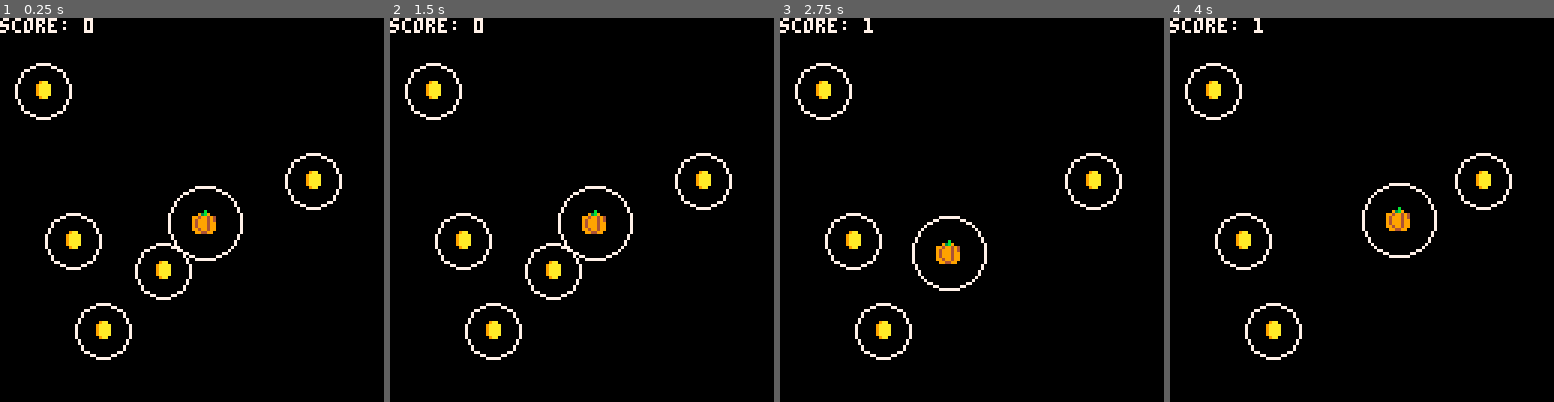
Above: before the commit, frames 1-4 (left to right).
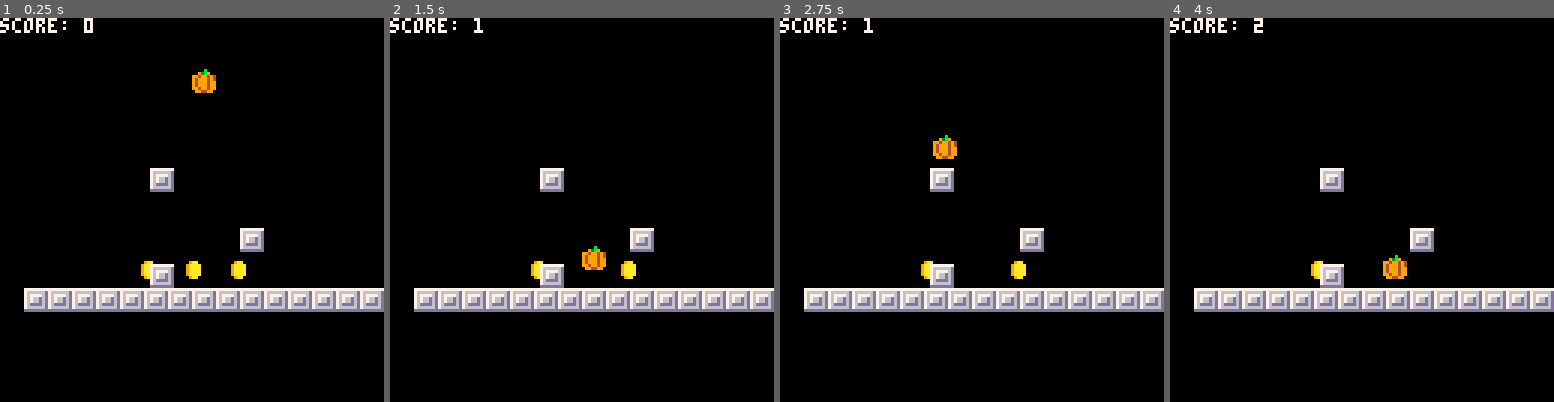
Above: after the commit, the same moments.

Repository: ebunders/pico8stuff
Game: PICO-8 cartridge een.p8
Two runs of this game, one before a commit and one after it. Both use one fixed random seed, a clock stepped at 60 frames per second and the inputs below.
Inputs:
- Up to frame 1 (0.25 s): no input
- Up to frame 2 (1.5 s): tap O (Z key) at 0.33, 0.7, 1.43 s
- Up to frame 3 (2.75 s): hold Left 1.97-2.37 s; tap O (Z key) at 2.22 s; hold Down from 2.42 s (still down)
- Up to frame 4 (4 s): release Down at 2.82 s; hold Right 2.87-3.53 s; tap O (Z key) at 3.1, 3.98 s; hold Up from 3.58 s (still down)

The runs differ from the first frame. In frame 1, 10% of the frame differs, in the area x 3-100%, y 11-90%; in frame 2, 10%; in frame 3, 10%; in frame 4, 10%.

Commit message:
wall collision, jump

Diff:
--- a/een.p8
+++ b/een.p8
@@ -7,60 +7,116 @@
 local pumpkin
 local coins
 local score
-local draw_radius = true
+local blocks
+local draw_bounding = false
 
 function _init()
   score = 0
 
   pumpkin = {
     x=64,
-    y=64,
+    y=14,
     width=8,
     height=8,
-    radius=12,
+    radius=4,
     speed=1,
     color=8,
+    velocity_x=0,
+    velocity_y=0,
+    standing_on_block = false,
     draw = function (self)
+      local x, y, w, h = self.x, self.y, self.width, self.height
       spr(4, self.x, self.y)
-      draw_bounding_circle(self)
+      draw_bounding_rect(self)
     end,
     update = function(self)
-      if(btn(1)) then self.x+=self.speed end
-      if(btn(0)) then self.x-=self.speed end
-      if(btn(3)) then self.y+=self.speed end
-      if(btn(2)) then self.y-=self.speed end
+      -- apply friction
+      self.velocity_x = mid(-3, self.velocity_x*0.2, 3)
+      -- apply gravity
+      self.velocity_y = mid(-3, self.velocity_y+0.1, 3)
+
+      -- move the player with arrow keys
+      if btn(1) then self.velocity_x = self.speed end
+      if btn(0) then self.velocity_x = -self.speed end
+
+      -- jump when z is pressed
+      if btn(4) and self.standing_on_block then
+        self.velocity_y = -3
+      end
+
+      -- apply velocity to speed
+      self.x+= self.velocity_x
+      self.y+= self.velocity_y
+
+      --reset the jump switch
+      self.standing_on_block = false
+    end,
+    check_coin_collisions = function(self, coin)
+      if not coin.collected and overlap(self, coin) then
+        coin.collected = true
+        score+=1
+      end
+    end,
+    check_block_collisions = function(self, block)
+      local x, y, w, h = self.x, self.y, self.width, self.height
+      local top_hitbox= {x=x+3,       y=y,    width=2, height=4}
+      local bottom_hitbox= {x=x+3,    y=y+4,  width=2, height=4}
+      local left_hitbox= {x=x,        y=y+3,  width=4, height=2}
+      local right_hitbox= {x=x+4,     y=y+3,  width=4, height=2}
+      -- printh(""..self.x..", "..self.y.." - " ..left_hitbox.x..", "..left_hitbox.y..", "..left_hitbox.width..", "..left_hitbox.height)
+
+      if overlap(block, bottom_hitbox)then
+        self.y = block.y-self.height
+        self.standing_on_block = true
+        if self.velocity_y > 0 then self.velocity_y = 0 end
+      elseif overlap(block, left_hitbox)then
+        self.x = block.x + block.width
+        if self.velocity_x < 0 then self.velocity_x = 0 end
+      elseif overlap(block, right_hitbox)then
+        self.x = block.x - self.width
+        if self.velocity_x > 0 then self.velocity_x = 0 end
+      elseif overlap(block, top_hitbox)then
+        self.y = block.y + block.height
+        if self.velocity_y < 0 then self.velocity_y = 0 end
+      end
     end
   }
 
-  coins = {
-    create_coin(30,100),
-    create_coin(50,80),
-    create_coin(10,20),
-    create_coin(100,50),
-    create_coin(20,70)
-  }
+  coins = {}
+  for i = 1,3 do
+    add(coins, create_coin(30+15*i, 80))
+  end
+
+  blocks = {}
+  for i=1,15 do
+    add(blocks, create_block(8*i, 90))
+  end
+  add(blocks, create_block(50, 50))
+  add(blocks, create_block(80, 70))
+  add(blocks, create_block(50, 82))
 end
 
 -- Game
 
 function _update()
   pumpkin:update()
+  for coin in all(coins) do
+    coin:update()
+    pumpkin:check_coin_collisions(coin)
+  end
+  for block in all(blocks) do
+    block:update()
+    pumpkin:check_block_collisions(block)
+  end
 
-  for coin in all(coins) do
-    if not coin.collected then
-      coin:update()
-      if circular_overlap(pumpkin, coin) then
-        coin.collected = true
-        score+=1
-      end
-    end
-  end
+
 end
 
 function _draw()
   cls()
   pumpkin:draw()
   foreach(coins, function(coin) coin:draw() end)
+  foreach(blocks, function(block) block:draw() end)
   print("score: "..score, 0,0,7 )
 end
 
@@ -73,14 +129,31 @@
   return {
     x=_x,
     y=_y,
-    radius=9,
+    radius=3,
+    height=6,
+    width=6,
     collected=false,
     update = function() end,
     draw=function(self)
       if(not self.collected) then
         spr(7, self.x, self.y)
-        draw_bounding_circle(self)
+        -- draw_bounding_rect(self)
       end
+    end
+  }
+end
+
+function create_block(_x, _y)
+  return {
+    x = _x,
+    y = _y,
+    width = 8,
+    height = 8,
+    update = function(self)
+    end,
+    draw = function(self)
+      spr(6, self.x, self.y)
+      draw_bounding_rect(self)
     end
   }
 end
@@ -89,6 +162,12 @@
 function draw_bounding_circle(e)
   if draw_radius then
     circ(e.x+4, e.y+4, e.radius)
+  end
+end
+
+function draw_bounding_rect(e)
+  if draw_bounding then
+    rect(e.x, e.y, e.x + e.width - 1, e.y + e.height-1, 8)
   end
 end
 
@@ -102,18 +181,19 @@
 end
 
 function overlap(e1, e2)
-  local x1, y1, x2, y2 = e1.x, e1.y, e2.x, e2.y
-  return x1+8 > x2 and x1 < x2+8 and y1+8 > y2 and y1 < y2+8
+  local x1, y1, height1, width1 = e1.x, e1.y, e1.height, e1.width
+  local x2, y2, height2, width2 = e2.x, e2.y, e2.height, e2.width
+  return x1+width1 >= x2 and x1 <= x2+width2 and y1+height1 >= y2 and y1 <= y2+height2
 end
 
 function sqr(n) return n * n end
 
 __gfx__
-000000000000000000000000000000000000b0000000b00000000000000000000000000000000000000000000000000000000000000000000000000000000000
-000000000000000000000000000000000093b90000e3be00000000000009aa000000000000000000000000000000000000000000000000000000000000000000
-0070070000000000000000000000000099499494ee4ee4e400000000009aaaa00000000000000000000000000000000000000000000000000000000000000000
-0007700000000000000000000000000094999494e4eee4e400000000009aaaa00000000000000000000000000000000000000000000000000000000000000000
-0007700000000000000000000000000094999499e4eee4ee00000000009aaaa00000000000000000000000000000000000000000000000000000000000000000
-0070070000000000000000000000000094999499e4eee4ee00000000009aaaa00000000000000000000000000000000000000000000000000000000000000000
-0000000000000000000000000000000099499499ee4ee4ee000000000009aa000000000000000000000000000000000000000000000000000000000000000000
-00000000000000000000000000000000099449900ee44ee000000000000000000000000000000000000000000000000000000000000000000000000000000000
+000000000000000000000000000000000000b0000000b00077777777000000000000000000000000000000000000000000000000000000000000000000000000
+000000000000000000000000000000000093b90000e3be007666666d0009aa000000000000000000000000000000000000000000000000000000000000000000
+0070070000000000000000000000000099499494ee4ee4e47677776d009aaaa00000000000000000000000000000000000000000000000000000000000000000
+0007700000000000000000000000000094999494e4eee4e476766d6d009aaaa00000000000000000000000000000000000000000000000000000000000000000
+0007700000000000000000000000000094999499e4eee4ee76766d6d009aaaa00000000000000000000000000000000000000000000000000000000000000000
+0070070000000000000000000000000094999499e4eee4ee76dddd6d009aaaa00000000000000000000000000000000000000000000000000000000000000000
+0000000000000000000000000000000099499499ee4ee4ee7666666d0009aa000000000000000000000000000000000000000000000000000000000000000000
+00000000000000000000000000000000099449900ee44ee0dddddddd000000000000000000000000000000000000000000000000000000000000000000000000
